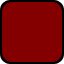
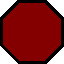
Layered file, before and after one edit (w=64, h=64). Changes by layer:
renamed "Layer 1" to "Layer 2", painted on it over [0, 0, 64, 64]
